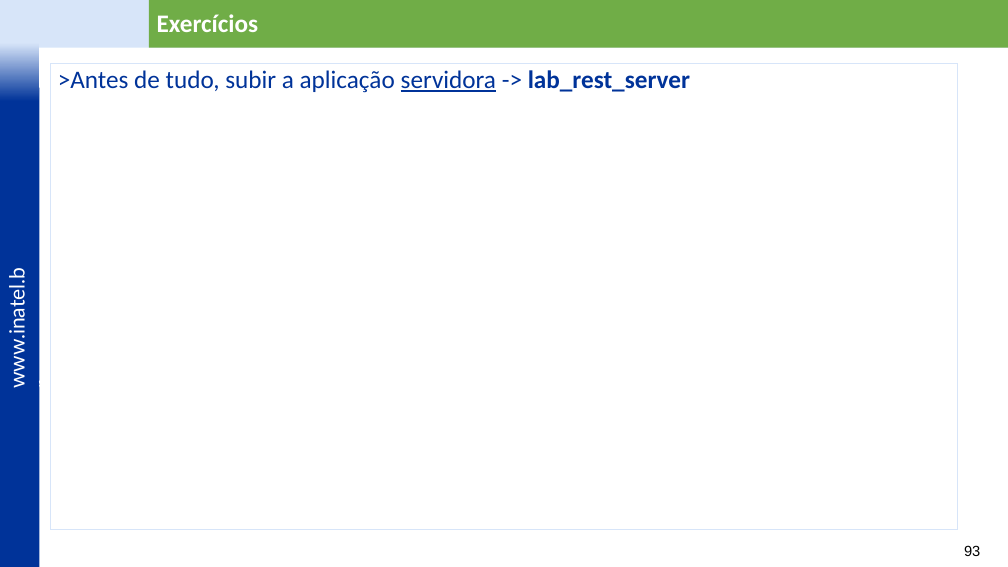
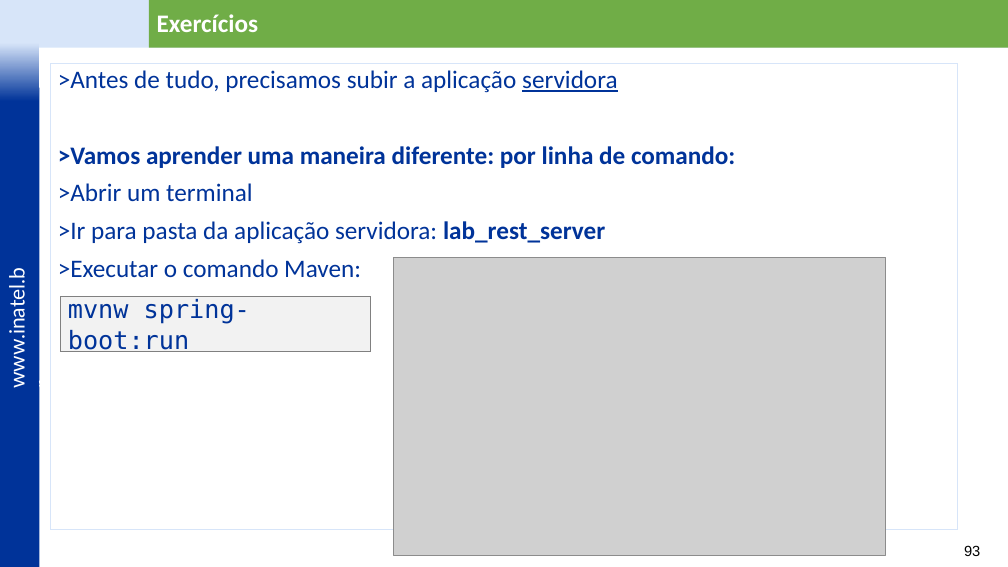
Before and after one commit to vitor-figueiredo/Lab_REST, a slide deck: slide 93 of _docs/Lab_REST - Spring Boot e Spring WebFlux - v11.pptx. Drawn at 1008x567 pixels with LibreOffice and Linux fonts; fonts in the diff are those of the drawing; grey boxes stand for pictures; background and template pictures are left out. Boxes give left, top, right and bottom in pixels: in the first picture for what was removed or moved away, otherwise in the second. Text is boxed around its words. In the diff, an @@ line names an element or a change of style, - is before the commit and + after.

Commit message:
Lab REST: subindo spring boot por comando

```diff
--- a/_docs/Lab_REST - Spring Boot e Spring WebFlux - v11.pptx
+++ b/_docs/Lab_REST - Spring Boot e Spring WebFlux - v11.pptx
@@ text in rectangle at [58,70,735,278]: text changed @@
->Antes de tudo, subir a aplicação servidora -> lab_rest_server
+>Antes de tudo, precisamos subir a aplicação servidora
+>Vamos aprender uma maneira diferente: por linha de comando:
+>Abrir um terminal
+>Ir para pasta da aplicação servidora: lab_rest_server
+>Executar o comando Maven:
@@ picture added at [393,258,886,556] @@
@@ rectangle added at [60,296,371,351], fill #F2F2F2, outline #808080 1 pt, 24 pt, text #003399 @@
+mvnw spring-boot:run
```
Also in this commit, not shown: 3 other slides changed.
